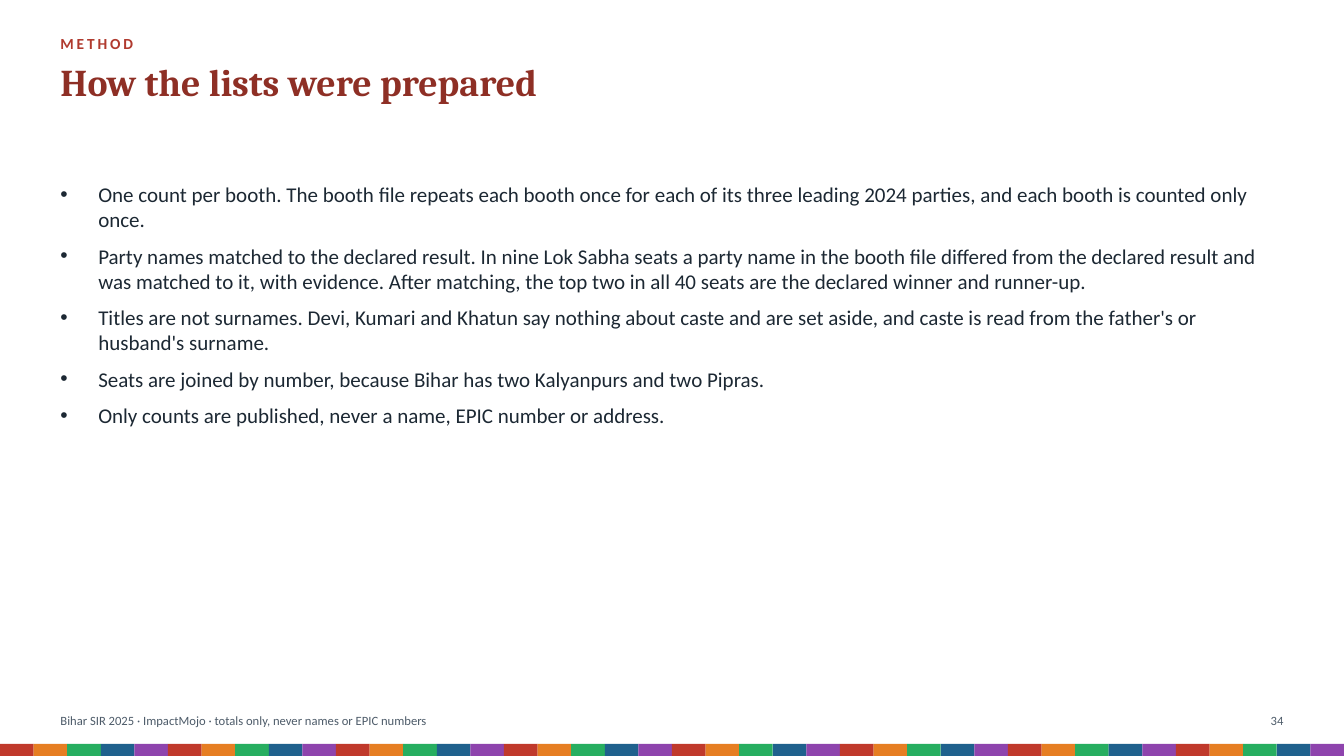
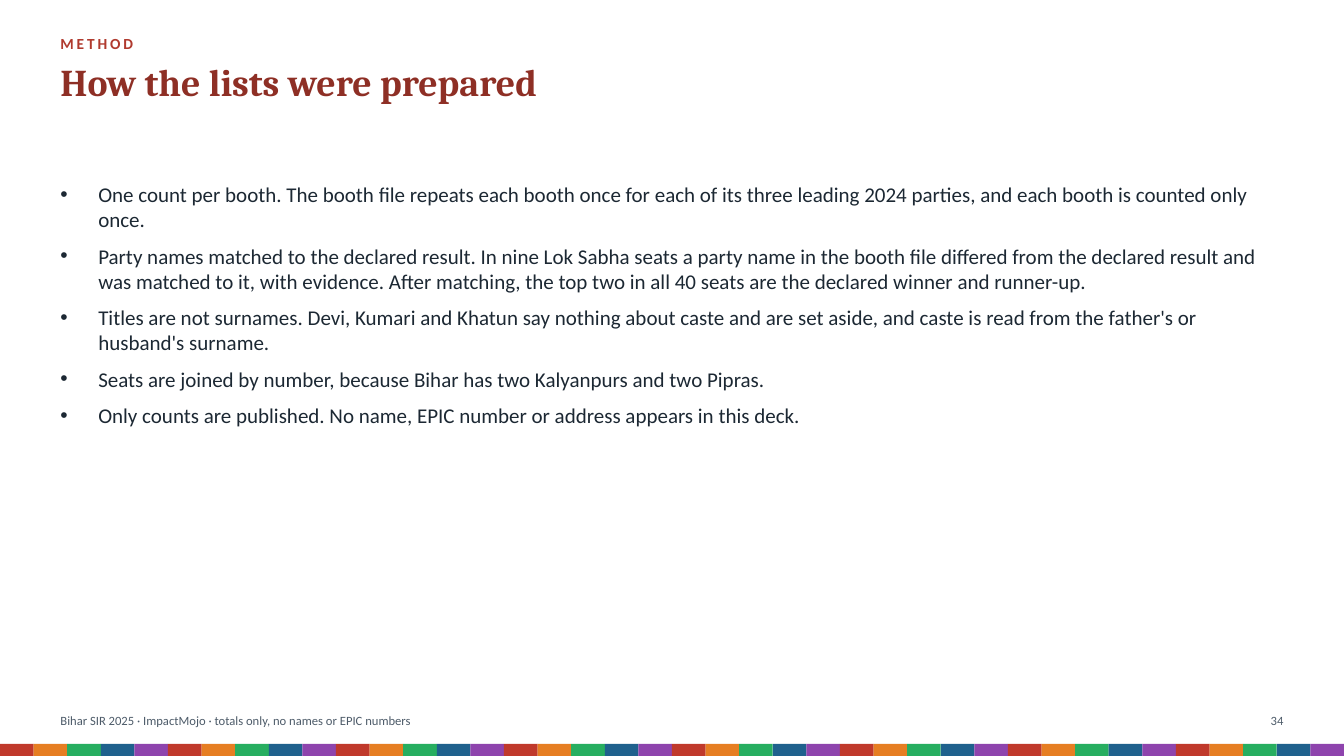
Before and after one commit to Varnasr/INDIA-DATA, a slide deck: slide 34 of reports/bihar-sir-2025-deck.pptx. Drawn at 1344x756 pixels with LibreOffice and Linux fonts; fonts in the diff are those of the drawing. Boxes give left, top, right and bottom in pixels: in the first picture for what was removed or moved away, otherwise in the second. Text is boxed around its words. In the diff, an @@ line names an element or a change of style, - is before the commit and + after.

```diff
--- a/reports/bihar-sir-2025-deck.pptx
+++ b/reports/bihar-sir-2025-deck.pptx
@@ text at [98, 408, 799, 427]: text changed @@
-• Only counts are published, never a name, EPIC number or address.
+• Only counts are published. No name, EPIC number or address appears in this deck.
@@ text at [60, 716, 410, 727]: text changed @@
-Bihar SIR 2025 · ImpactMojo · totals only, never names or EPIC numbers
+Bihar SIR 2025 · ImpactMojo · totals only, no names or EPIC numbers
```
Also in this commit, not shown: 31 other slides changed, 39 other files.
